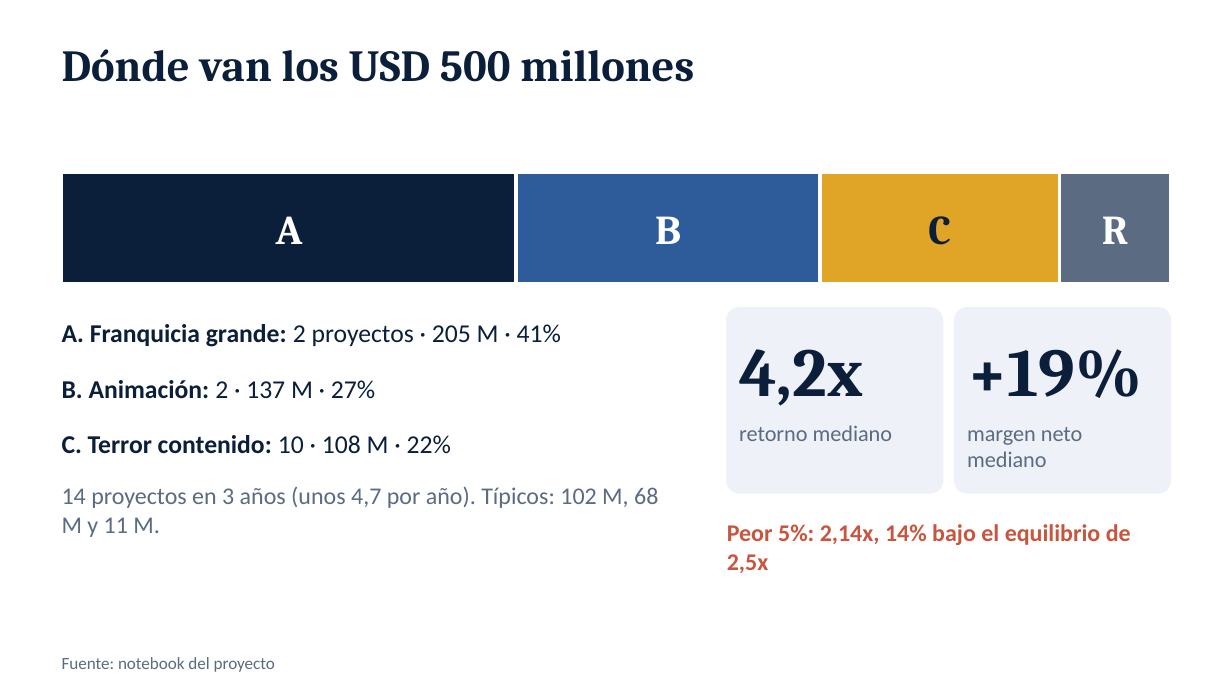
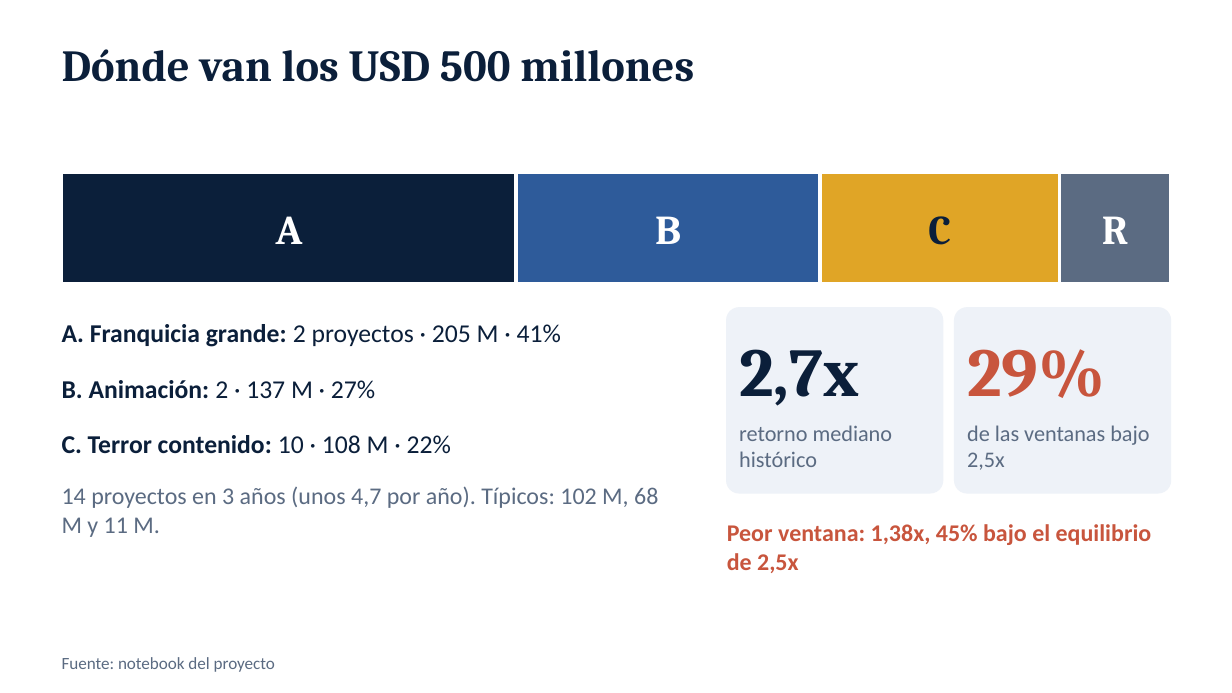
Before and after one commit to delavegasanti2006-wq/Trabajo-Final-de-la-Vega---Orihuela, a slide deck: slide 7 of salidas/Arroyo_Capital_presentacion.pptx. Drawn at 1232x693 pixels with LibreOffice and Linux fonts; fonts in the diff are those of the drawing. Boxes give left, top, right and bottom in pixels: in the first picture for what was removed or moved away, otherwise in the second. Text is boxed around its words. In the diff, an @@ line names an element or a change of style, - is before the commit and + after.

```diff
--- a/salidas/Arroyo_Capital_presentacion.pptx
+++ b/salidas/Arroyo_Capital_presentacion.pptx
@@ text at [739, 349, 859, 406]: text changed @@
-4,2x
+2,7x
@@ text at [967, 349, 1105, 398]: text changed; text colour #0B1F3A to #C8553D @@
-+19%
+29%
@@ text at [739, 425, 893, 467]: text changed @@
-retorno mediano
+retorno mediano histórico
@@ text at [967, 425, 1149, 470]: text changed @@
-margen neto mediano
+de las ventanas bajo 2,5x
@@ text at [727, 524, 1152, 573]: text changed @@
-Peor 5%: 2,14x, 14% bajo el equilibrio de 2,5x
+Peor ventana: 1,38x, 45% bajo el equilibrio de 2,5x
```
Also in this commit, not shown: 6 other slides changed.
